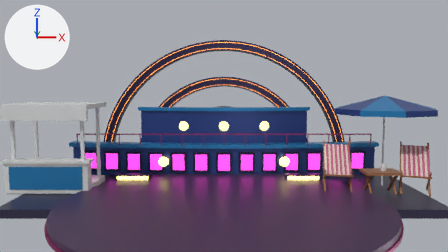
An edit to the Blender file models/material.blend, drawn before and after from the same camera.
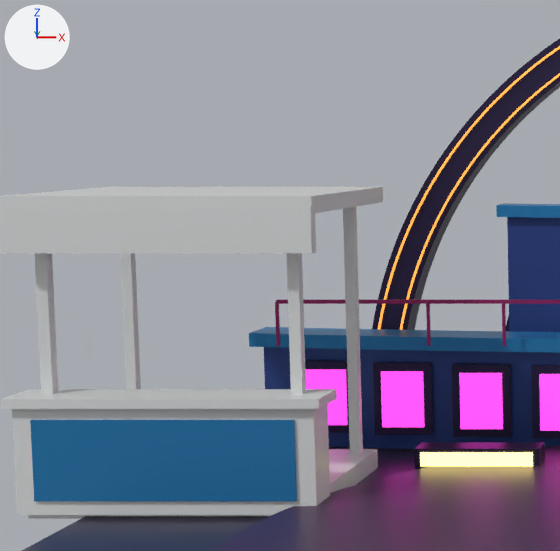
The first picture shows the older version from the file's camera 'SOURCE03 conditional'. The close-ups show the older and then the newer version on the part from 0% to 35% of the width and 20% to 81% of the height of that picture. Only the edits that show in the close-ups are written down. Lighting does not change. The marker at upper left points along +X, +Y and +Z.

Names of what the first close-up shows: 'A00 vertical arch solid', 'K02 post 00', 'K02 post 01', 'K02 post 10', 'K02 post 11', 'K03 roof', 'K04 fascia', 'K05 front counter', 'K06 counter front insert', 'K07 counter worktop', 'P01 finite front round podium', 'P03 finite rear apron', 'W01 upper curved shell', 'W04 lower facade', 'W05 lower coping' and 18 more.
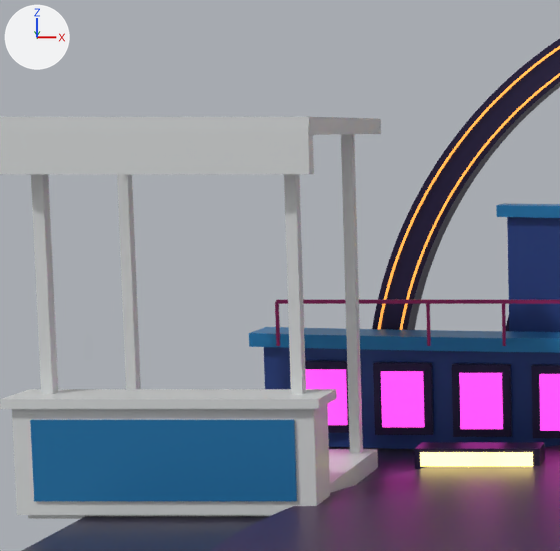
Where the newer file only moved an object's origin or applied its transform, the numbers keep the older frame.

What differs and where, as boxes [x1, y1, x2, y2] in the close-ups (560 x 551 px):
```json
{"object": "K04 fascia", "change": "moved", "before": [0, 206, 316, 253], "after": [0, 127, 314, 174]}
{"object": "K03 roof", "change": "moved", "before": [0, 187, 383, 214], "after": [0, 117, 381, 135]}
{"object": "K02 post 11", "change": "moved, rescaled", "before": [343, 207, 363, 453], "after": [341, 134, 363, 453], "on screen": "10% wider, 30% taller"}
{"object": "K02 post 00", "change": "moved, rescaled", "before": [35, 253, 58, 394], "after": [31, 174, 58, 394]}
{"object": "K02 post 10", "change": "moved, rescaled", "before": [286, 253, 306, 394], "after": [284, 174, 306, 394]}
{"object": "K02 post 01", "change": "moved, rescaled", "before": [120, 253, 141, 389], "after": [117, 174, 141, 389]}
```

Scene script edits in JSON lines:
```json
{"block": "me_cube_044", "where": "# used by ob_k02_post_00; location = (-7.9, 0.02, 1.65)"}
{"op": "remove", "block": "me_cube_044", "code": "me_cube_044.from_pydata(...)  # 8 vertices, 6 faces; spans x -0.06..0.06, y -0.06..0.06, z -1.55..1.55"}
{"op": "add", "block": "me_cube_044", "code": "me_cube_044.from_pydata(...)  # 8 vertices, 6 faces; spans x -0.06..0.06, y -0.06..0.06, z -1.55..2.35"}
{"block": "me_cube_044", "change": "me_cube_044 part 1: the whole mesh is scaled about its middle by (1, 1, 1.26), then moved by (0.0, 0.0, 0.4)"}
{"block": "me_cube_045", "where": "# used by ob_k02_post_01; location = (-7.9, 1.98, 1.65)"}
{"op": "remove", "block": "me_cube_045", "code": "me_cube_045.from_pydata(...)  # 8 vertices, 6 faces; spans x -0.06..0.06, y -0.06..0.06, z -1.55..1.55"}
{"op": "add", "block": "me_cube_045", "code": "me_cube_045.from_pydata(...)  # 8 vertices, 6 faces; spans x -0.06..0.06, y -0.06..0.06, z -1.55..2.35"}
{"block": "me_cube_045", "change": "me_cube_045 part 2: the whole mesh is scaled about its middle by (1, 1, 1.26), then moved by (0.0, 0.0, 0.4)"}
{"block": "me_cube_046", "where": "# used by ob_k02_post_10; location = (-5.3, 0.02, 1.65)"}
{"op": "remove", "block": "me_cube_046", "code": "me_cube_046.from_pydata(...)  # 8 vertices, 6 faces; spans x -0.06..0.06, y -0.06..0.06, z -1.55..1.55"}
{"op": "add", "block": "me_cube_046", "code": "me_cube_046.from_pydata(...)  # 8 vertices, 6 faces; spans x -0.06..0.06, y -0.06..0.06, z -1.55..2.35"}
{"block": "me_cube_046", "change": "me_cube_046 part 3: the whole mesh is scaled about its middle by (1, 1, 1.26), then moved by (0.0, 0.0, 0.4)"}
{"block": "me_cube_047", "where": "# used by ob_k02_post_11; location = (-5.3, 1.98, 1.65)"}
{"op": "remove", "block": "me_cube_047", "code": "me_cube_047.from_pydata(...)  # 8 vertices, 6 faces; spans x -0.06..0.06, y -0.06..0.06, z -1.55..1.55"}
{"op": "add", "block": "me_cube_047", "code": "me_cube_047.from_pydata(...)  # 8 vertices, 6 faces; spans x -0.06..0.06, y -0.06..0.06, z -1.55..2.35"}
{"block": "me_cube_047", "change": "me_cube_047 part 4: the whole mesh is scaled about its middle by (1, 1, 1.26), then moved by (0.0, 0.0, 0.4)"}
{"op": "set", "path": "ob_k03_roof.location", "old": "(-6.6, 1.0, 3.25)", "new": "(-6.6, 1.0, 4.05)"}
{"op": "set", "path": "ob_k04_fascia.location", "old": "(-6.6, -0.24, 3.0)", "new": "(-6.6, -0.24, 3.8)"}
```
